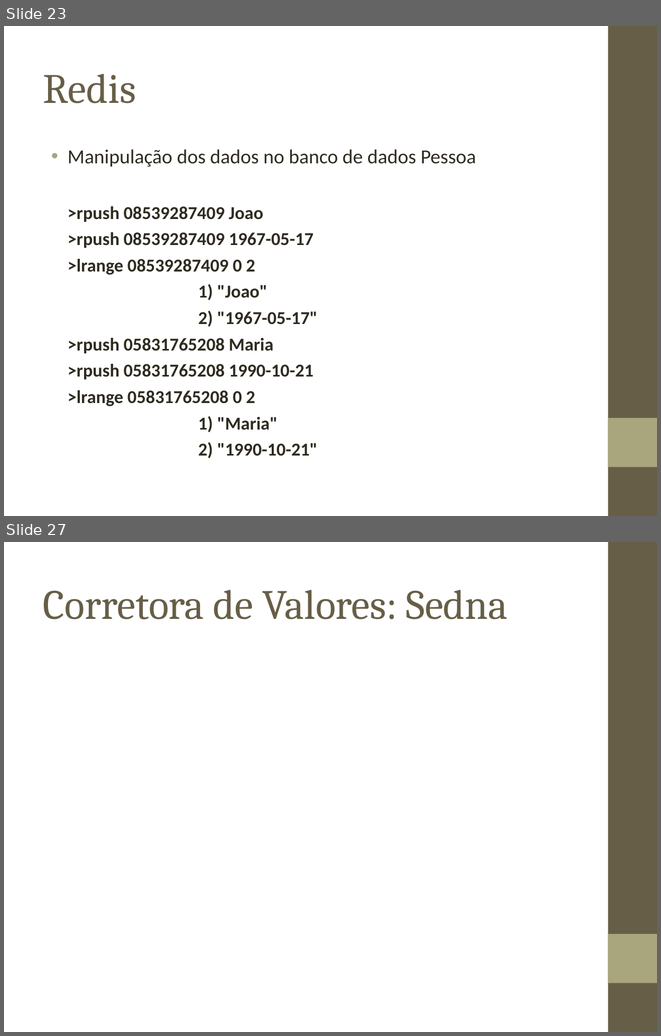
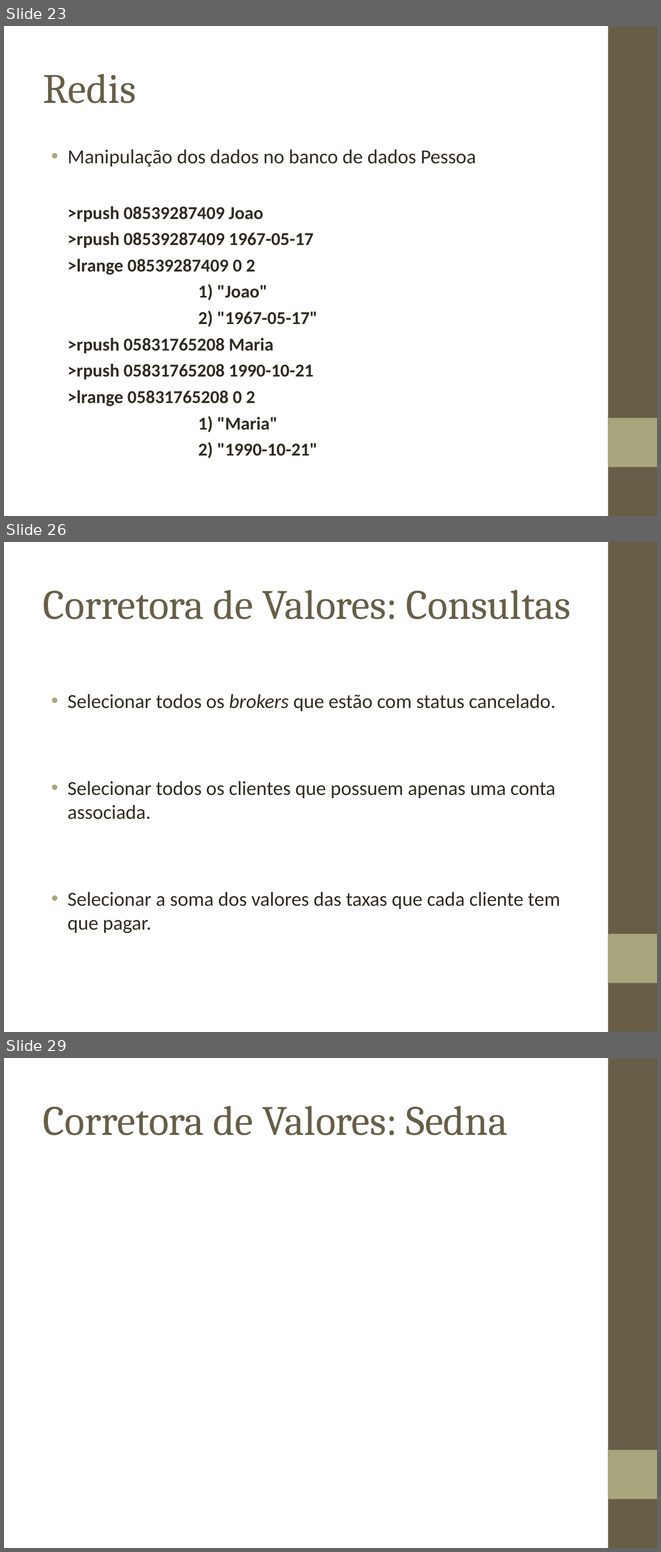
Before and after one commit to biacpaixao/Projeto_Final, a slide deck: apresentacao_projeto_final.ppt. Shown one above the other, each under a label of ours: slides 23 and 27 before the commit, slides 23, 26 and 29 after it; the slides between them are not shown. The pictures are 661x1036 and 661x1552 pixels, drawn with LibreOffice and Linux fonts; fonts in the diff are those of the drawing; background and template pictures are left out. Boxes give left, top, right and bottom in pixels: in the first picture for what was removed or moved away, otherwise in the second. Text is boxed around its words. In the diff, an @@ line names an element or a change of style, - is before the commit and + after.

```diff
--- a/apresentacao_projeto_final.ppt
+++ b/apresentacao_projeto_final.ppt
@@ slide 26 added at [4,542,657,1032], background picture (left out); not listed: 2 template elements that a slide beside it also shows @@
@@ title added at [43,590,571,619], 46 pt, text #675E47 @@
+Corretora de Valores: Consultas
@@ text added at [68,694,560,933], 22 pt, text #2F2B20 @@
+• Selecionar todos os brokers que estão com status cancelado.
+• Selecionar todos os clientes que possuem apenas uma conta associada.
+• Selecionar a soma dos valores das taxas que cada cliente tem que pagar.
@@ what was slide 27 is now slide 29 @@
```
Also in this commit, not shown: 5 slides changed, 6 other slides added, 1 slide removed, 4 other files.
